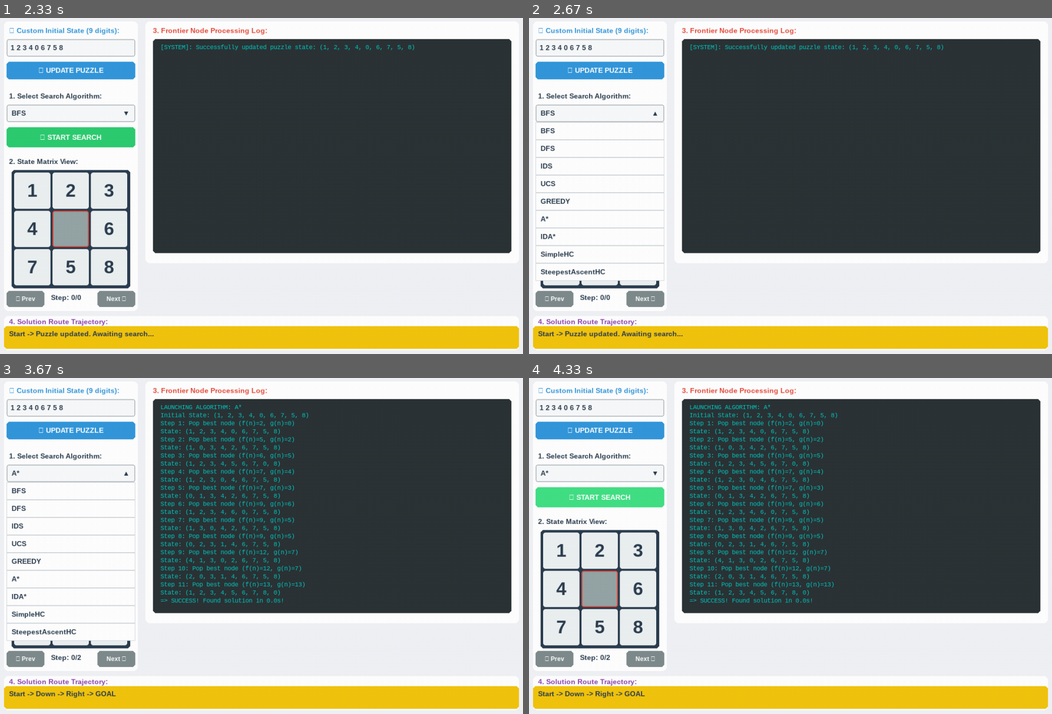
Above: before the commit, frames 1-4 (two rows, left to right).
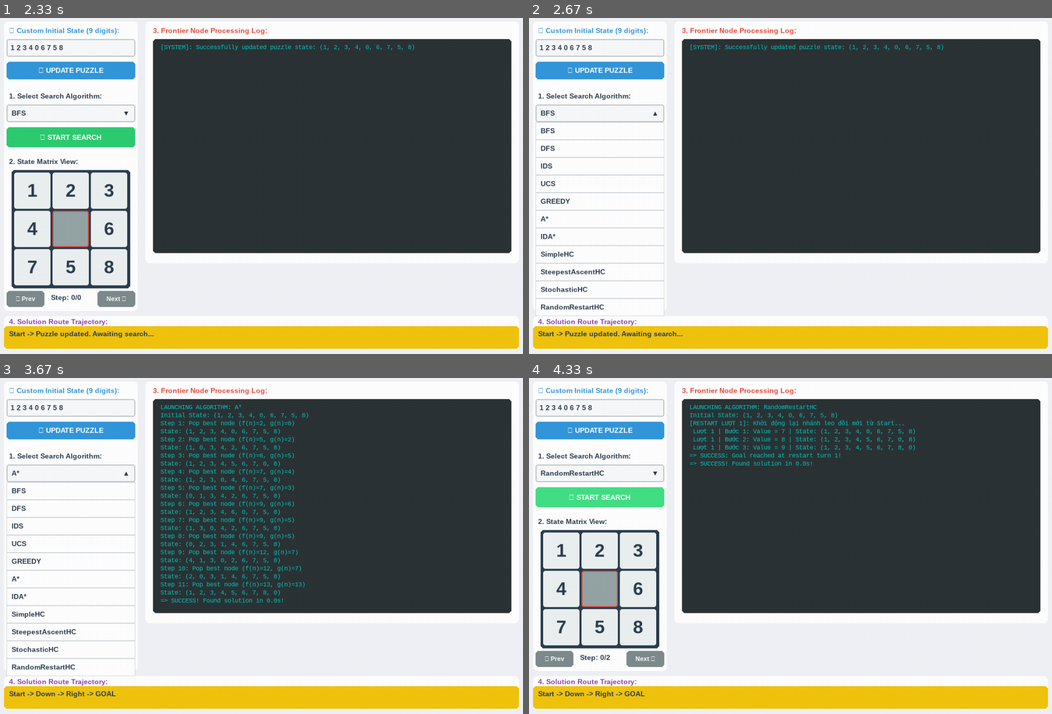
Above: after the commit, the same moments.

Repository: tenzitee029/8-Puzzles-Game
Game: pygame game, started from main.py
Same seed, same stepped clock (60 frames per second), same inputs: the game is played once before the commit and once after it.
Inputs (mouse positions are in pixels of both pictures, inside the frame that each line leads up to):
- Up to frame 1 (2.33 s): press the mouse at (73, 138) at 0.37 s; move the mouse to (172, 212) at 0.47 s; release the mouse at (277, 286) at 0.6 s; press the mouse at (73, 71) at 0.7 s; move the mouse to (183, 162) at 0.8 s; release the mouse at (303, 256) at 0.93 s; press the mouse at (73, 138) at 1.03 s; move the mouse to (109, 132) at 1.13 s; release the mouse at (151, 128) at 1.27 s; press the mouse at (115, 300) at 1.37 s; move the mouse to (183, 303) at 1.47 s; release the mouse at (251, 310) at 1.6 s; press the mouse at (115, 300) at 1.7 s; move the mouse to (88, 236) at 1.8 s; release the mouse at (62, 175) at 1.93 s; press the mouse at (73, 71) at 2.03 s; move the mouse to (240, 189) at 2.13 s; release the mouse at (407, 310) at 2.27 s
- Up to frame 2 (2.67 s): click "BFS" at 2.38 s
- Up to frame 3 (3.67 s): press the mouse at (73, 579) at 2.7 s; move the mouse to (109, 576) at 2.8 s; release the mouse at (151, 572) at 2.93 s; press the mouse at (73, 498) at 3.03 s; move the mouse to (115, 552) at 3.13 s; release the mouse at (162, 606) at 3.27 s; press the mouse at (73, 472) at 3.37 s; move the mouse to (120, 562) at 3.47 s; release the mouse at (172, 653) at 3.6 s
- Up to frame 4 (4.33 s): press the mouse at (555, 660) at 3.7 s; move the mouse to (701, 626) at 3.8 s; release the mouse at (853, 593) at 3.93 s; click "⚡ START SEARCH" at 4.05 s

Frame 1 is identical in both runs. In frame 2, 1.2% of the frame differs, in the area x 1-26%, y 78-89%; in frame 3, 1.2%; in frame 4, 3.5%, in the area x 2-74%, y 7-67%.

Commit message:
Thêm thuật toán local_search
StochasticHC, RandomRestartHC, LocalBeamSearch

Diff:
--- a/gui_pygame.py
+++ b/gui_pygame.py
@@ -7,13 +7,13 @@
 # Import các thuật toán từ các module phân mảnh mới tách
 from ai.base_search import bfs_search, dfs_search, iterative_deepening_search, ucs_search
 from ai.heuristic_apps import greedy_search, a_star_search, ida_star_search
-from ai.local_search import simple_hill_climbing, steepest_ascent_hill_climbing
+from ai.local_search import simple_hill_climbing, steepest_ascent_hill_climbing, stochastic_hill_climbing, random_restart_hill_climbing, local_beam_search
 
 class PygameApp:
     def __init__(self):
         pygame.init()
         self.screen = pygame.display.set_mode((config.WINDOW_WIDTH, config.WINDOW_HEIGHT))
-        pygame.display.set_caption("8-Puzzle Solver Visualization - Modular Pygame Edition")
+        pygame.display.set_caption("8-Puzzles")
         self.clock = pygame.Clock()
 
         self.font_large = pygame.font.SysFont("sans-serif", 36, bold=True)
@@ -28,7 +28,7 @@
         self.current_step = 0
         self.is_searching = False
 
-        self.algorithms = ["BFS", "DFS", "IDS", "UCS", "GREEDY", "A*", "IDA*", "SimpleHC", "SteepestAscentHC"]
+        self.algorithms = ["BFS", "DFS", "IDS", "UCS", "GREEDY", "A*", "IDA*", "SimpleHC", "SteepestAscentHC", "StochasticHC", "RandomRestartHC", "LocalBeamSearch"]
         self.logs_data = ["[SYSTEM]: Modular Pygame UI Initialized successfully.", "Choose an algorithm and start searching."]
         self.path_string = "Start -> Awaiting search results..."
 
@@ -96,6 +96,9 @@
         elif selected_algo == "IDA*": self.path = ida_star_search(self.initial_state, self.goal_state, self.append_log)
         elif selected_algo == "SimpleHC": self.path = simple_hill_climbing(self.initial_state, self.goal_state, self.append_log)
         elif selected_algo == "SteepestAscentHC": self.path = steepest_ascent_hill_climbing(self.initial_state, self.goal_state, self.append_log)
+        elif selected_algo == "StochasticHC": self.path = stochastic_hill_climbing(self.initial_state, self.goal_state, self.append_log)
+        elif selected_algo == "RandomRestartHC": self.path = random_restart_hill_climbing(self.initial_state, self.goal_state, self.append_log)
+        elif selected_algo == "LocalBeamSearch": self.path = local_beam_search(self.initial_state, self.goal_state, self.append_log)
         end_time = time.time()
 
         if self.path:
